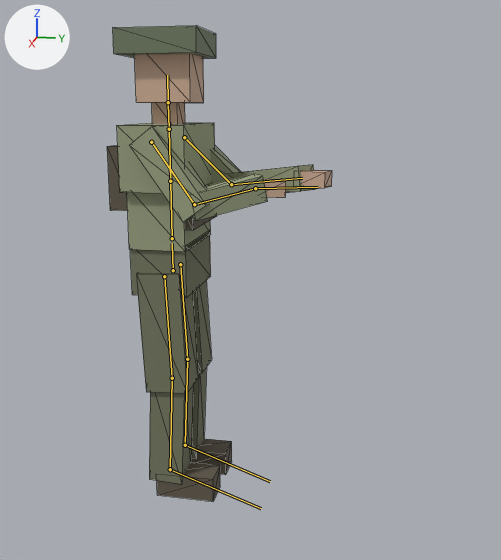
Two versions of the glTF model assets/models/characters/soldier.glb, one commit apart.
Both versions are drawn from a camera (50 mm lens) standing at (2.64, 0.85, 1.55) and looking at (-0.07, 0.31, 0.88). Lighting does not change. The marker at upper left points along +X, +Y and +Z. The picture after the commit comes second. The bones that change, and the others that lie on the model, are drawn over the model as lines. Mesh edges are drawn as thin lines.

Objects in the first picture: 'soldier_LOD0'.
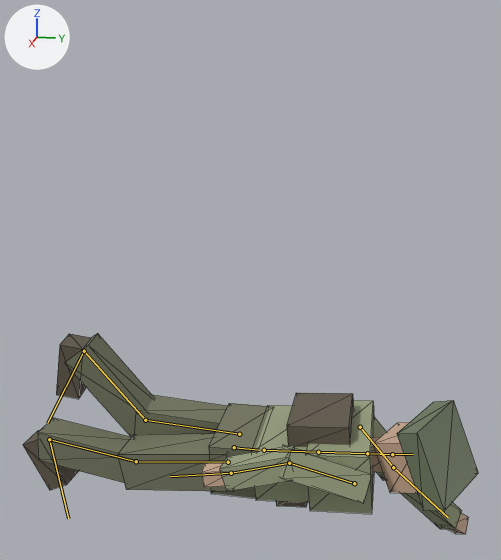
The newer file adds an action. The first version stands in its rest pose; the second is drawn at frame 25 of the action 'death_forward'.

Where the change shows, as pixel boxes [x1, y1, x2, y2] in the pictures (501 x 560 px):
'soldier_LOD0', posed (102% wider, 58% shorter)
    before: [107, 26, 332, 501]
    after: [23, 333, 478, 534]
bone 'hips', root to tip
    before: (173, 270) to (172, 243)
    after: (234, 447) to (259, 450)
bone 'spine', root to tip
    before: (172, 238) to (170, 181)
    after: (264, 450) to (318, 452)
bone 'head', root to tip
    before: (168, 102) to (167, 75)
    after: (392, 454) to (413, 454)
bone 'upperarm.R', root to tip
    before: (151, 142) to (194, 204)
    after: (354, 483) to (289, 463)
bone 'forearm.R', root to tip
    before: (194, 204) to (255, 188)
    after: (289, 463) to (231, 473)
bone 'upperarm.L', root to tip
    before: (184, 137) to (231, 184)
    after: (360, 427) to (393, 467)
bone 'forearm.L', root to tip
    before: (231, 184) to (302, 178)
    after: (393, 467) to (448, 517)
bone 'thigh.R', root to tip
    before: (164, 276) to (172, 378)
    after: (228, 462) to (136, 461)
bone 'shin.R', root to tip
    before: (172, 378) to (170, 469)
    after: (136, 461) to (49, 439)
bone 'foot.R', root to tip
    before: (170, 469) to (261, 508)
    after: (49, 439) to (68, 518)
bone 'thigh.L', root to tip
    before: (180, 264) to (187, 359)
    after: (239, 434) to (145, 420)
bone 'shin.L', root to tip
    before: (187, 359) to (185, 445)
    after: (145, 420) to (84, 351)
bone 'foot.L', root to tip
    before: (185, 445) to (270, 481)
    after: (84, 351) to (47, 423)

What the commit changed:
Bone 'hips' (bone_hips) moves from (0.0, 0.0, 0.0) to (0.0, -0.76, -0.25).
Bone 'hips' (bone_hips) turns from (0, 0, 0) to (-90, 0, -5) degrees about its own x, y and z.
Bone 'spine' (bone_spine) turns from (0, 0, 0) to (4, 0, 0) degrees about its own x, y and z.
Bone 'head' (bone_head) turns from (0, 0, 0) to (20, 0, -30) degrees about its own x, y and z.
Bone 'upperarm.R' (bone_upperarm_r) turns from (0, 0, 0) to (-60, 0, -30) degrees about its own x, y and z.
Bone 'forearm.R' (bone_forearm_r) turns from (0, 0, 0) to (-30, 0, 0) degrees about its own x, y and z.
Bone 'upperarm.L' (bone_upperarm_l) turns from (0, 0, 0) to (70, 0, 40) degrees about its own x, y and z.
Bone 'forearm.L' (bone_forearm_l) turns from (0, 0, 0) to (-40, 0, 30) degrees about its own x, y and z.
Bone 'thigh.R' (bone_thigh_r) turns from (0, 0, 0) to (6, 0, 4) degrees about its own x, y and z.
Bone 'shin.R' (bone_shin_r) turns from (0, 0, 0) to (-10, 0, 0) degrees about its own x, y and z.
Bone 'foot.R' (bone_foot_r) turns from (0, 0, 0) to (30, 0, 0) degrees about its own x, y and z.
Bone 'thigh.L' (bone_thigh_l) turns from (0, 0, 0) to (-10, 0, -6) degrees about its own x, y and z.
Bone 'shin.L' (bone_shin_l) turns from (0, 0, 0) to (-40, 0, 0) degrees about its own x, y and z.
Bone 'foot.L' (bone_foot_l) turns from (0, 0, 0) to (40, 0, 0) degrees about its own x, y and z.
